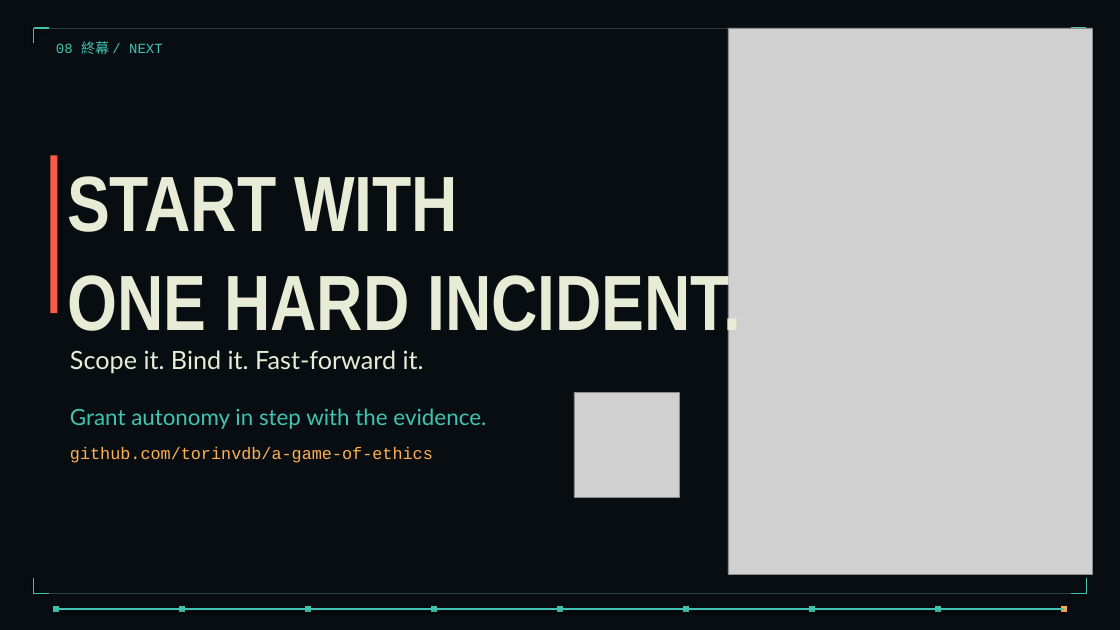
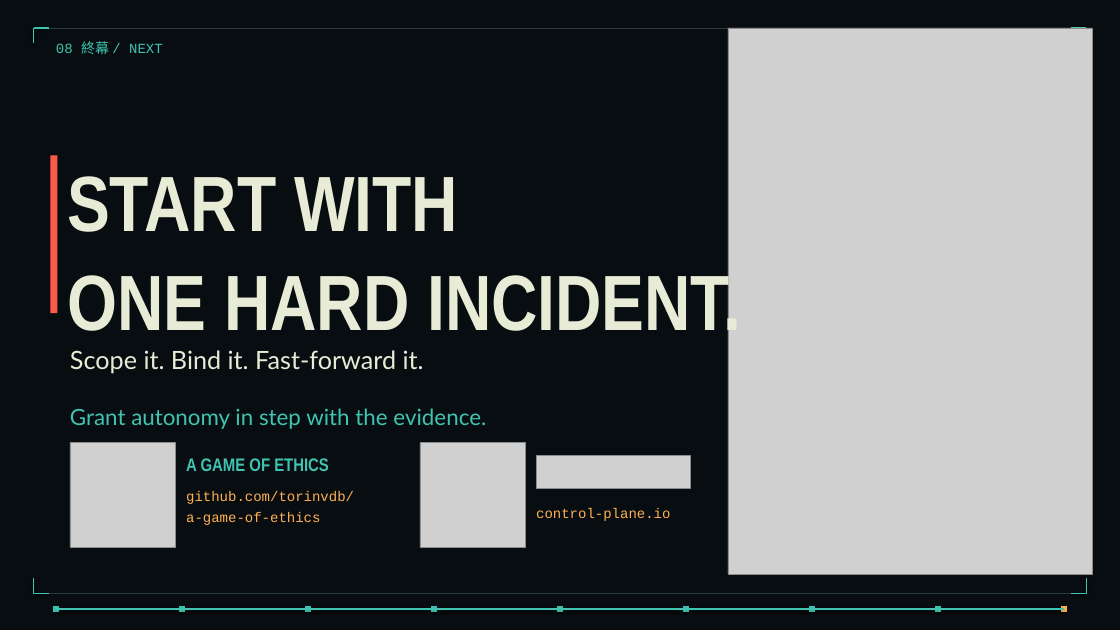
Before and after one commit to torinvdb/a-game-of-ethics, a slide deck: slide 15 of talks/three-years-in-thirty-minutes/three-years-static.pptx. Drawn at 1120x630 pixels with LibreOffice and Linux fonts; fonts in the diff are those of the drawing; grey boxes stand for pictures; background and template pictures are left out. Boxes give left, top, right and bottom in pixels: in the first picture for what was removed or moved away, otherwise in the second. Text is boxed around its words. In the diff, an @@ line names an element or a change of style, - is before the commit and + after.

```diff
--- a/talks/three-years-in-thirty-minutes/three-years-static.pptx
+++ b/talks/three-years-in-thirty-minutes/three-years-static.pptx
@@ picture moved from (x1=574, y1=392, x2=679, y2=497) to (x1=70, y1=442, x2=175, y2=547) @@
@@ picture added at (x1=420, y1=442, x2=525, y2=547) @@
@@ text added at (x1=186, y1=458, x2=329, y2=471), 18.7 pt, text #40C4B2, bold @@
+A GAME OF ETHICS
@@ picture added at (x1=536, y1=455, x2=690, y2=489) @@
@@ text at (x1=186, y1=491, x2=354, y2=525): text changed; size 17.3 to 14.4 pt @@
-github.com/torinvdb/a-game-of-ethics
+github.com/torinvdb/
+a-game-of-ethics
@@ text added at (x1=536, y1=508, x2=670, y2=521), 14.4 pt, text #FFB052 @@
+control-plane.io
```
Also in this commit, not shown: 2 other slides changed, 17 other files.
